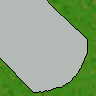
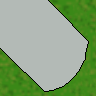
Two versions of the same layered image (w=96, h=96). Layer-by-layer changes:
hid "Layer 2" over [0, 0, 88, 93]
added layer "Layer 3" above "Background" over [0, 0, 89, 92]
